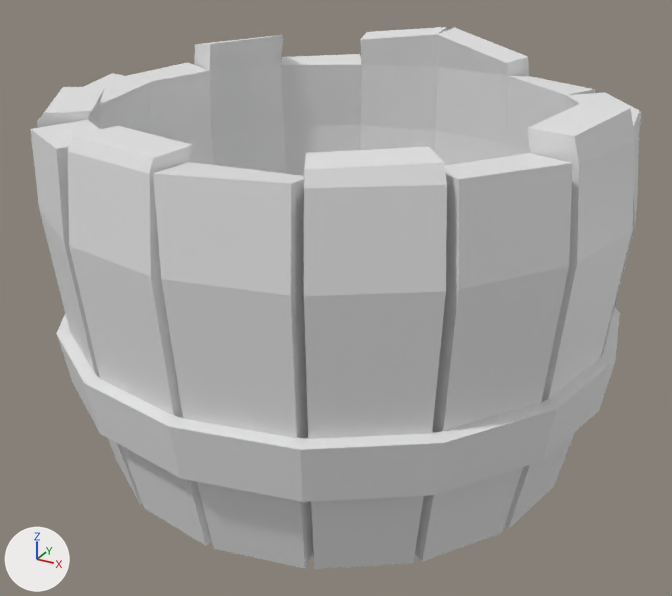
Before and after pictures for a commit that changed the FBX model Environment/Barrels/SM_Barrel_Broken.fbx.
Rendered twice from a 50 mm camera at (0.99, -1.819, 1.259) aimed at (0.011, -0.038, 0.369). Arrows for +X, +Y and +Z are at lower left; the lights stay in place. The picture after the commit comes second.

Objects in the first picture: 'Barrel_B'.
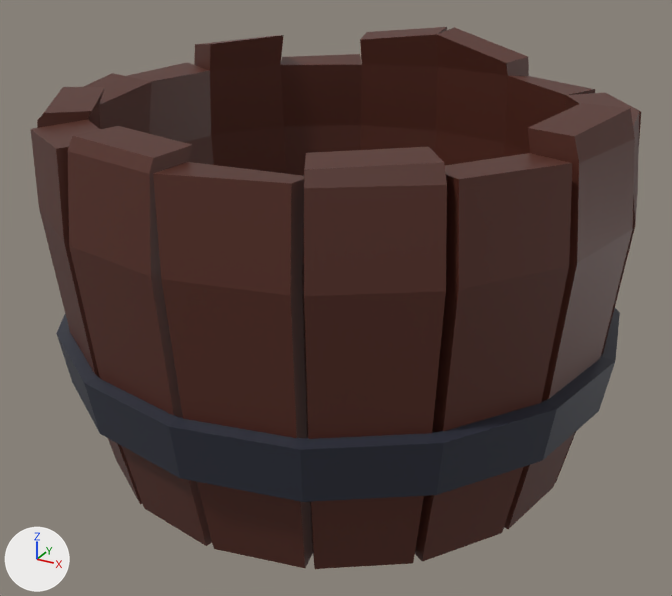
Location of each change, [x1, y1, x2, y2] in pixels of the pictures (672 x 596 px):
'Barrel_B', recoloured (white to brown): [31, 27, 641, 569] in both
part 1 of me_cylinder_010, recoloured (white to dark blue): [56, 308, 620, 502] in both

The change, as a list of edits to the scene's bpy script:
```text
Change mat_ms_wood:
    mat_ms_wood.base_color: (0.8, 0.8, 0.8) -> (0.0885, 0.022, 0.0127)  # white #e7e7e7 -> brown #54291e
Add mat_ms_metal:
    mat_ms_metal = principled_material('MS_Metal')
    mat_ms_metal.base_color = (0.0248, 0.028, 0.0448)  # dark blue #2c2f3c
Change me_cylinder_010:
    where me_cylinder_010.from_pydata(...)  # 340 vertices, 348 faces; spans x -0.664..0.664, y -0.664..0.664, z 0.0..0.915
    used by ob_barrel_b; location = (0.0, 0.0, 0.0)
    me_cylinder_010 part 1: all 64 faces centred in x -0.628..0.628, y -0.628..0.628, z 0.222..0.348 switch from mat_ms_wood (white #e7e7e7) to mat_ms_metal (dark blue #2c2f3c)
```
